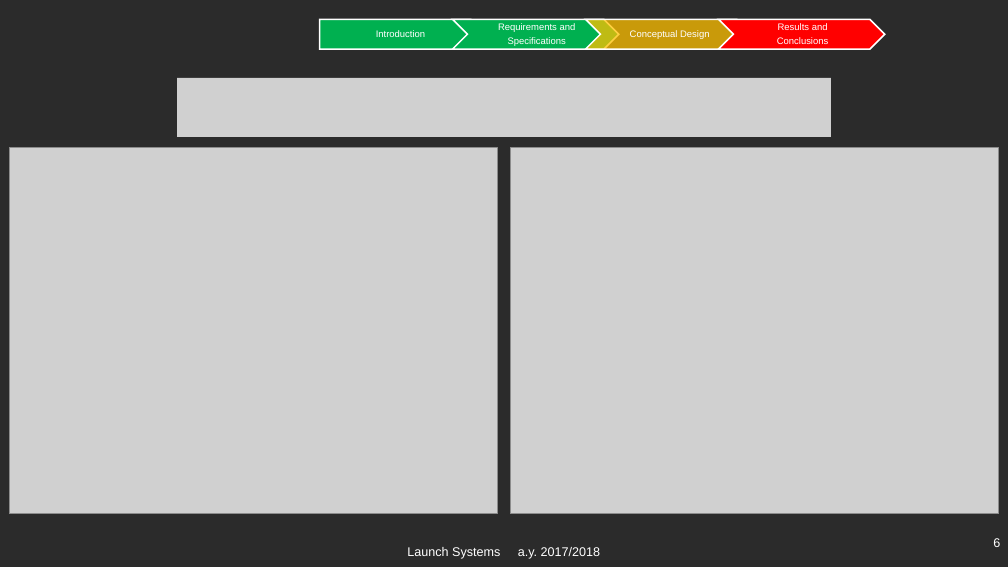
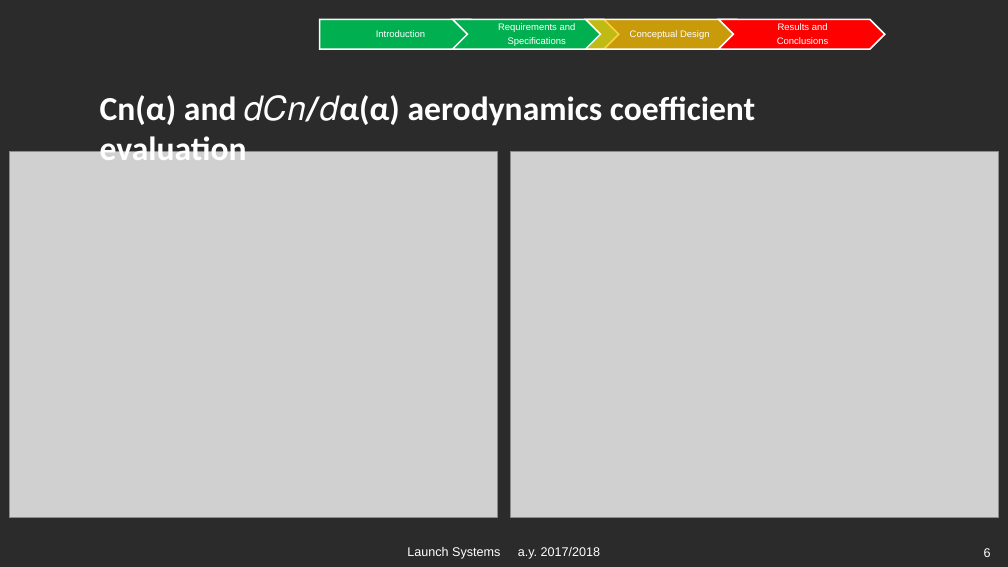
Before and after one commit to aeroanselm/Imbalance_project, a slide deck: slide 6 of Report/Ariane_5_ECA_Imbalance.pptx. Drawn at 1008x567 pixels with LibreOffice and Linux fonts; fonts in the diff are those of the drawing; grey boxes stand for pictures; background and template pictures are left out; a plain dark background stands for a picture behind light text. Boxes give left, top, right and bottom in pixels: in the first picture for what was removed or moved away, otherwise in the second. Text is boxed around its words. In the diff, an @@ line names an element or a change of style, - is before the commit and + after.

```diff
--- a/Report/Ariane_5_ECA_Imbalance.pptx
+++ b/Report/Ariane_5_ECA_Imbalance.pptx
@@ picture removed at (177,78,831,137) @@
@@ text added at (100,95,755,160), 32 pt, text #FFFFFF, bold @@
+Cn(α) and 𝑑𝐶𝑛/𝑑α(α) aerodynamics coefficient evaluation
@@ picture: place and size @@
-picture at (9,147,498,513)
+picture at (9,151,498,517)
@@ picture: place and size @@
-picture at (510,147,999,513)
+picture at (510,151,999,517)
@@ page number: place and size @@
-page number at (993,538,1000,547)
+page number at (984,548,991,557)
```
Also in this commit, not shown: 6 other slides changed.
